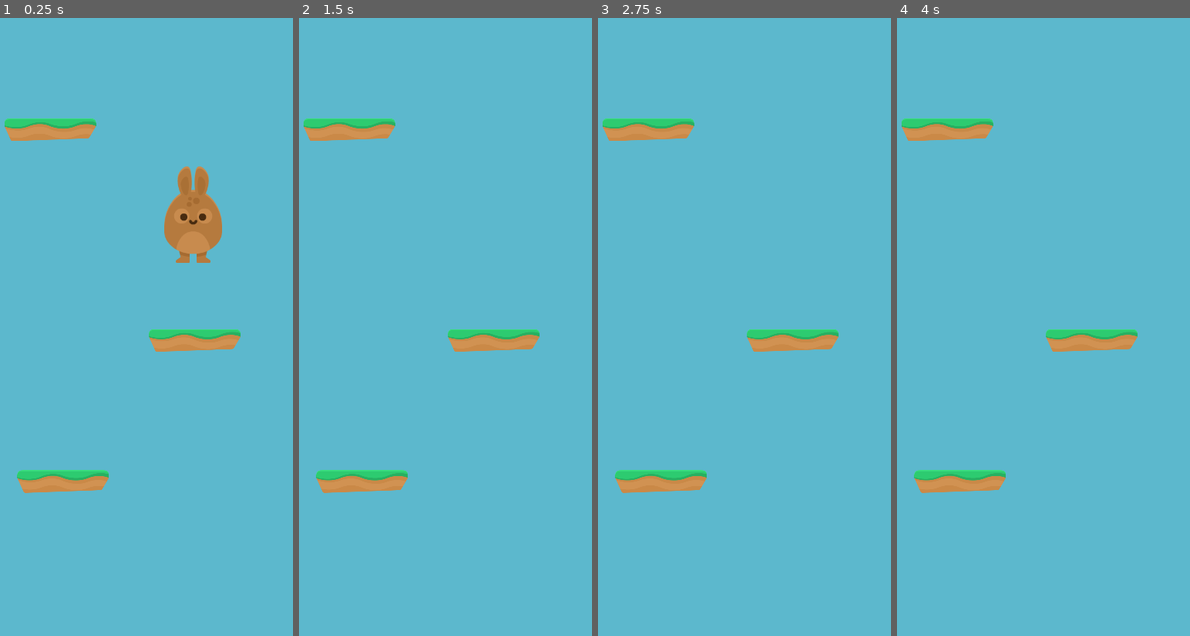
Above: before the commit, frames 1-4 (left to right).
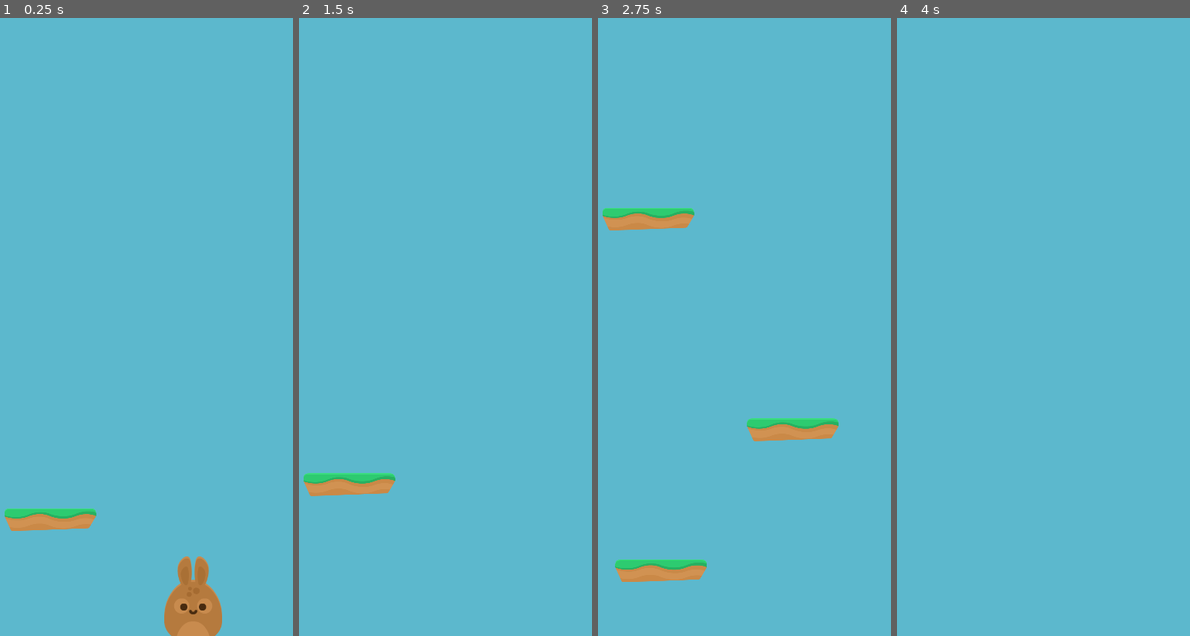
Above: after the commit, the same moments.

Repository: guilhermehto/platform-jump
Game: Godot game, scene res://scenes/Game.tscn
The game is run twice, just before and just after one commit, with the same random seed, the same clock (stepped at 60 frames per second) and the same inputs.
Inputs:
- Up to frame 1 (0.25 s): no input
- Up to frame 2 (1.5 s): tap Enter (ui_accept) at 0.5, 0.77 s; hold Right (ui_right) 0.53-1.28 s; hold Left (ui_left) from 1.28 s (still down)
- Up to frame 3 (2.75 s): tap Enter (ui_accept) at 1.52 s; release Left (ui_left) at 2.03 s; hold Right (ui_right) from 2.03 s (still down)
- Up to frame 4 (4 s): tap Enter (ui_accept) at 3.02, 3.77 s; release Right (ui_right) at 3.53 s; hold Left (ui_left) from 3.53 s (still down)

The runs differ from the first frame. In frame 1, 8.1% of the frame differs, in the area x 1-83%, y 16-100%; in frame 2, 2.8%; in frame 3, 6.2%; in frame 4, 3.1%.

Commit message:
Camera movement

Diff:
--- a/scenes/GrassPlatform.tscn
+++ b/scenes/GrassPlatform.tscn
@@ -3,7 +3,7 @@
 [ext_resource path="res://scripts/NormalPlatform.gd" type="Script" id=1]
 [ext_resource path="res://platforms/ground_grass.png" type="Texture" id=2]
 
-[node name="GrassPlatform" type="Area2D" index="0"]
+[node name="GrassPlatform" type="Area2D"]
 
 scale = Vector2( 0.5, 0.5 )
 input_pickable = true
--- a/scenes/Player.tscn
+++ b/scenes/Player.tscn
@@ -24,7 +24,7 @@
 "speed": 10.0
 } ]
 
-[node name="Player" type="KinematicBody2D"]
+[node name="Player" type="KinematicBody2D" index="0"]
 
 input_pickable = false
 collision_layer = 1
@@ -41,3 +41,30 @@
 
 frames = SubResource( 2 )
 animation = "idle"
+
+[node name="Camera" type="Camera2D" parent="." index="2"]
+
+offset = Vector2( 0, -200 )
+anchor_mode = 1
+rotating = false
+current = true
+zoom = Vector2( 1, 1 )
+limit_left = 0
+limit_top = -10000000
+limit_right = 720
+limit_bottom = 10000000
+limit_smoothed = false
+drag_margin_h_enabled = true
+drag_margin_v_enabled = true
+smoothing_enabled = false
+smoothing_speed = 5.0
+offset_v = 0.0
+offset_h = 0.0
+drag_margin_left = 0.2
+drag_margin_top = 0.5
+drag_margin_right = 0.2
+drag_margin_bottom = 1.0
+editor_draw_screen = true
+editor_draw_limits = true
+editor_draw_drag_margin = true
+_sections_unfolded = [ "Drag Margin", "Editor", "Limit" ]
